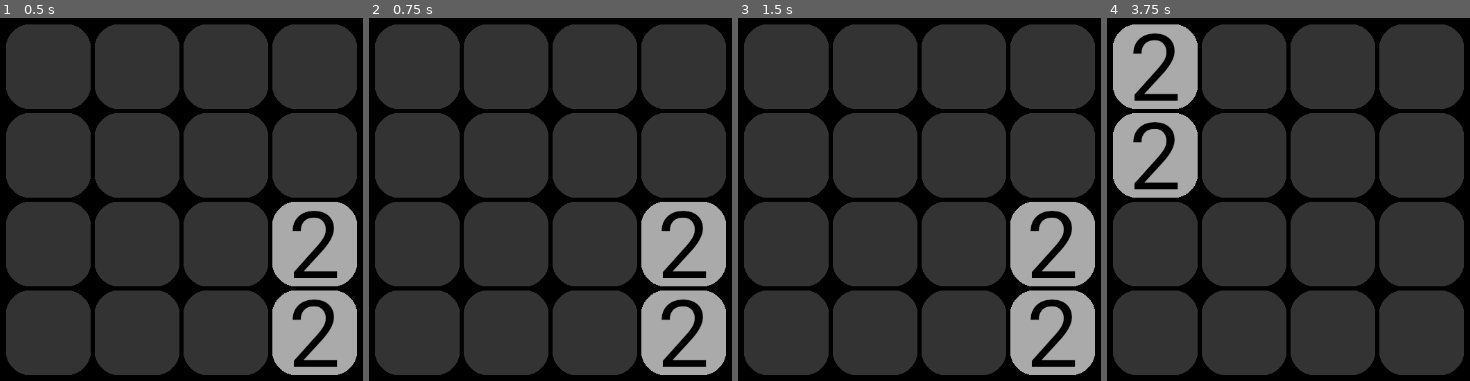
Above: before the commit, frames 1-4 (left to right).
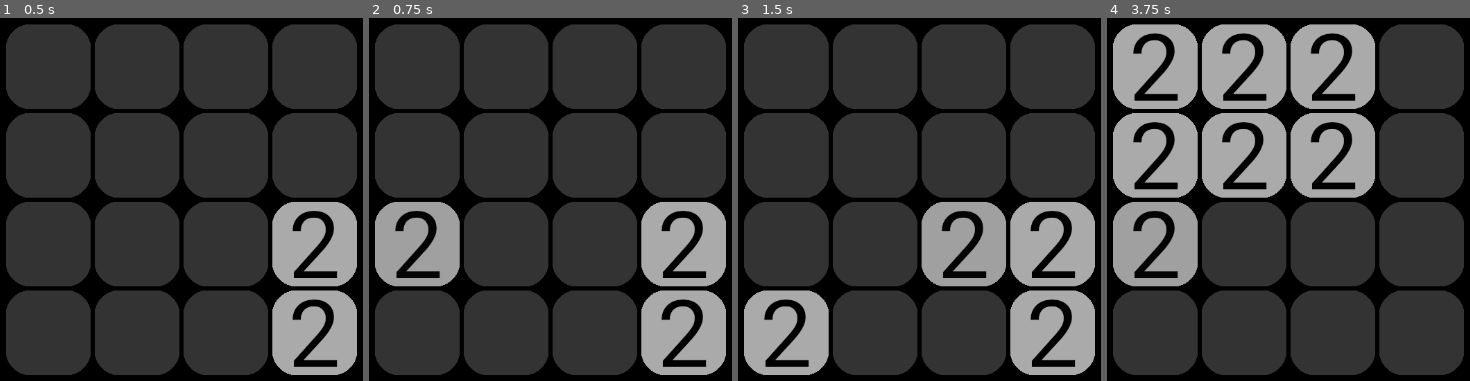
Above: after the commit, the same moments.

Repository: hjk321/Neon2048
Game: Godot game, scene res://main.tscn
The game is run twice, just before and just after one commit, with the same random seed, the same clock (stepped at 60 frames per second) and the same inputs.
Inputs:
- Up to frame 1 (0.5 s): no input
- Up to frame 2 (0.75 s): tap Enter at 0.5 s; hold Right (right) from 0.53 s (still down)
- Up to frame 3 (1.5 s): tap Space at 1.25 s; release Right (right) at 1.28 s; hold Down (down) from 1.28 s (still down)
- Up to frame 4 (3.75 s): tap Enter at 2, 3.5 s; release Down (down) at 2.03 s; hold Right (right) 2.03-2.78 s; tap Space at 2.75 s; hold Up (up) 2.78-3.53 s; hold Left (left) from 3.53 s (still down)

Frame 1 is identical in both runs. In frame 2, 5.0% of the frame differs, in the area x 1-26%, y 50-75%; in frame 3, 10%; in frame 4, 25%, in the area x 1-74%, y 1-75%.

Commit message:
Spawn new tile every turn

Diff:
--- a/main.gd
+++ b/main.gd
@@ -61,6 +61,16 @@
 	grid[pos.x][pos.y] = new_tile
 	$Tiles.add_child(new_tile)
 
+# Spawns a 2 or a 4 at a random empty spot, if possible
+func add_random_tile() -> void:
+	var empty: Array[Vector2i] = []
+	for x in range(GRID_SIZE):
+		for y in range(GRID_SIZE):
+			if grid[x][y] == null: empty.append(Vector2i(x,y))
+	if empty.is_empty(): return
+	var new_pos := empty[randi_range(0, empty.size() - 1)]
+	add_tile_at((randi_range(1,2)*2), new_pos)
+
 # Checks for user input
 func state_input() -> void:
 	var direction := Vector2i.ZERO
@@ -70,11 +80,12 @@
 	elif Input.is_action_just_pressed("right"): direction = Vector2i.RIGHT
 	if direction == Vector2i.ZERO: return
 	print("Shifting grid in direction " + str(direction))
-	shift_grid(direction)
+	do_shift_grid(direction)
+	add_random_tile()
 	state = STATE.ANIMATING_TILES
 
 # shifts the grid in a direction, applying tile animations as we go.
-func shift_grid(dir: Vector2i) -> void:
+func do_shift_grid(dir: Vector2i) -> void:
 	match dir:
 		Vector2i.UP:
 			for x in range(GRID_SIZE):
@@ -123,4 +134,7 @@
 func state_animate() -> void:
 	for child in $Tiles.get_children():
 		if child is Tile and (child as Tile).state != Tile.STATE.IDLE: return
+	do_turn_end()
+
+func do_turn_end() -> void:
 	state = STATE.WAITING_FOR_INPUT
--- a/tile.gd
+++ b/tile.gd
@@ -1,7 +1,7 @@
 class_name Tile
 extends Sprite2D
 
-const FADE_SECONDS := 0.1
+const FADE_SECONDS := 0.2
 const SLIDE_SECONDS := 0.1
 
 enum STATE {
